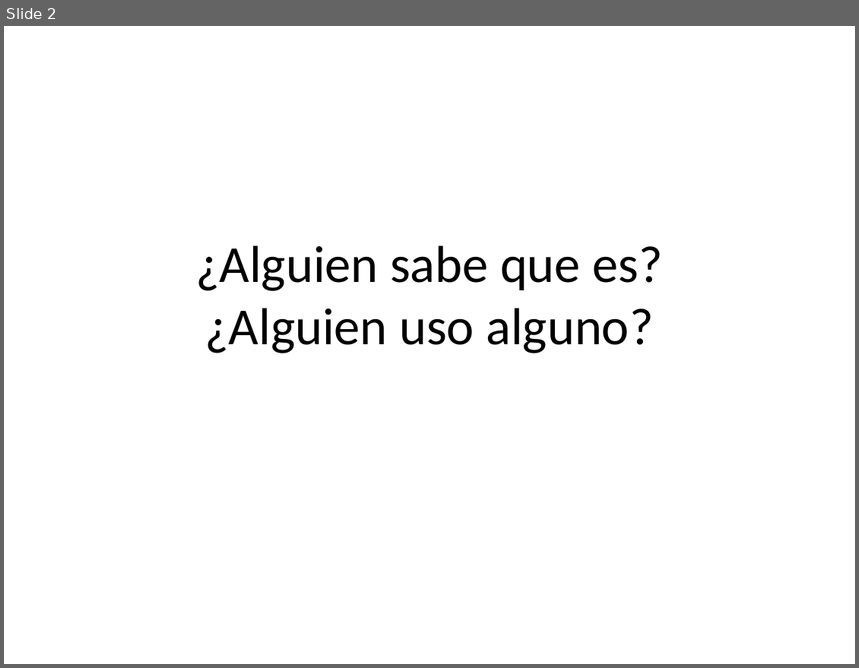
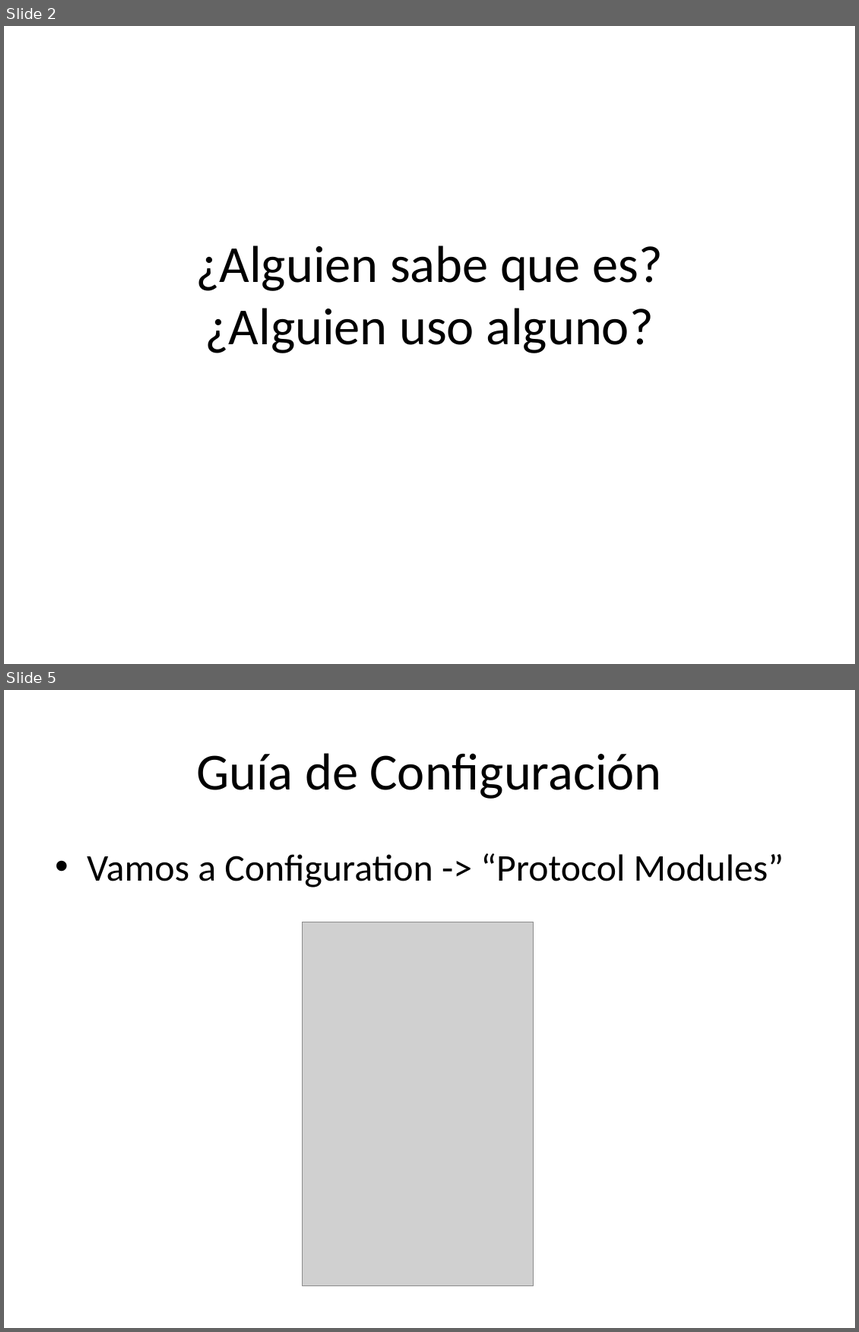
Before and after one commit to Unicen-Tuari/ProgramacionWeb2-2012, a slide deck: Clases/SMTP Server/Configuracion de un SMTP.pptx. Shown one above the other, each under a label of ours: slide 2 before the commit, slides 2 and 5 after it; the slides between them are not shown. The pictures are 859x668 and 859x1332 pixels, drawn with LibreOffice and Linux fonts; fonts in the diff are those of the drawing; grey boxes stand for pictures. Boxes give left, top, right and bottom in pixels: in the first picture for what was removed or moved away, otherwise in the second. Text is boxed around its words. In the diff, an @@ line names an element or a change of style, - is before the commit and + after.

```diff
--- a/Clases/SMTP Server/Configuracion de un SMTP.pptx
+++ b/Clases/SMTP Server/Configuracion de un SMTP.pptx
@@ slide 5 added at (4, 690, 855, 1328), background #FFFFFF @@
@@ title added at (196, 753, 662, 799), 44 pt, text #000000 @@
+Guía de Configuración
@@ text added at (87, 853, 785, 888), 32 pt, text #000000 @@
+• Vamos a Configuration -> “Protocol Modules”
@@ picture added at (302, 923, 534, 1287) @@
```
Also in this commit, not shown: 1 slide changed, 19 other slides added, 33 slides removed, 1 other file.
